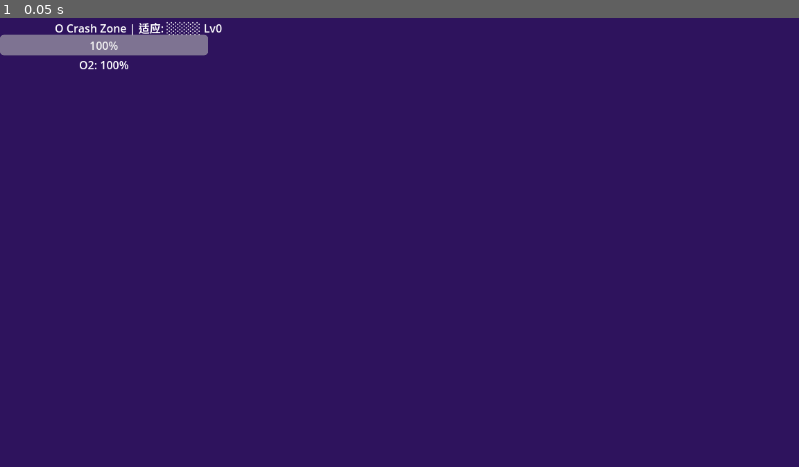
Above: before the commit, frame 1.
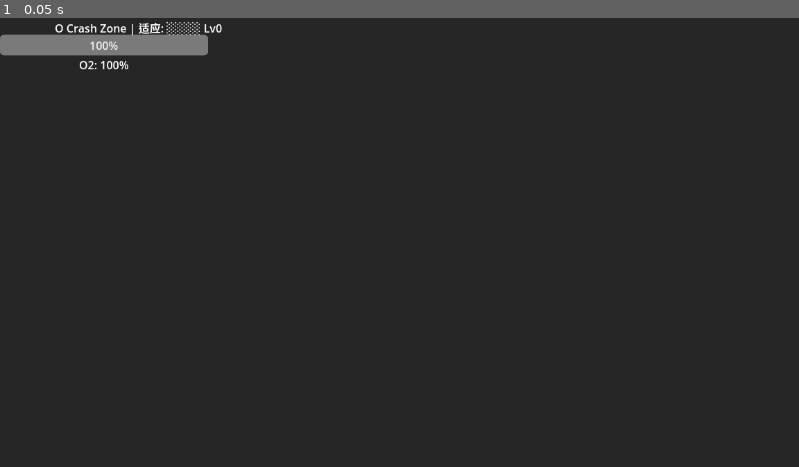
Above: after the commit, the same moment.

Repository: qnctx/star-abyss-game
Game: Godot game, scene res://scenes/main.tscn
Same seed, same stepped clock (60 frames per second), same inputs: the game is played once before the commit and once after it.
Inputs:
- Up to frame 1 (0.05 s): no input

The runs differ from the first frame. In frame 1, 99% of the frame differs, in the area x 0-100%, y 0-100%.

Commit message:
fix: switch camera to perspective mode, neutral gray background, disable glow
- Remove projection=1 (orthogonal) to use default perspective mode
- Change background from dark purple (0.04,0.02,0.08) to neutral gray (0.15)
- Disable glow which may have been washing out terrain visibility
- This is to diagnose why terrain/player are invisible in game window

Diff:
--- a/src/scenes/main.tscn
+++ b/src/scenes/main.tscn
@@ -13,13 +13,9 @@
 
 [sub_resource type="Environment" id="Environment_main"]
 background_mode = 1
-background_color = Color(0.04, 0.02, 0.08, 1)
+background_color = Color(0.15, 0.15, 0.15, 1)
 fog_enabled = false
-fog_light_color = Color(0.24, 0.11, 0.37, 1)
-glow_enabled = true
-glow_intensity = 0.5
-glow_bloom = 0.3
-glow_hdr_threshold = 0.9
+glow_enabled = false
 
 [sub_resource type="CylinderShape3D" id="CylinderShape3D_player"]
 radius = 0.5
@@ -38,7 +34,7 @@
 [node name="Camera3D" type="Camera3D" parent="."]
 transform = Transform3D(1, 0, 0, 0, -4.37114e-08, -1, 0, 1, -4.37114e-08, 0, 20, 0)
 current = true
-projection = 1
+fov = 50.0
 size = 30.0
 
 [node name="Player" type="CharacterBody3D" parent="." groups=["player"]]
